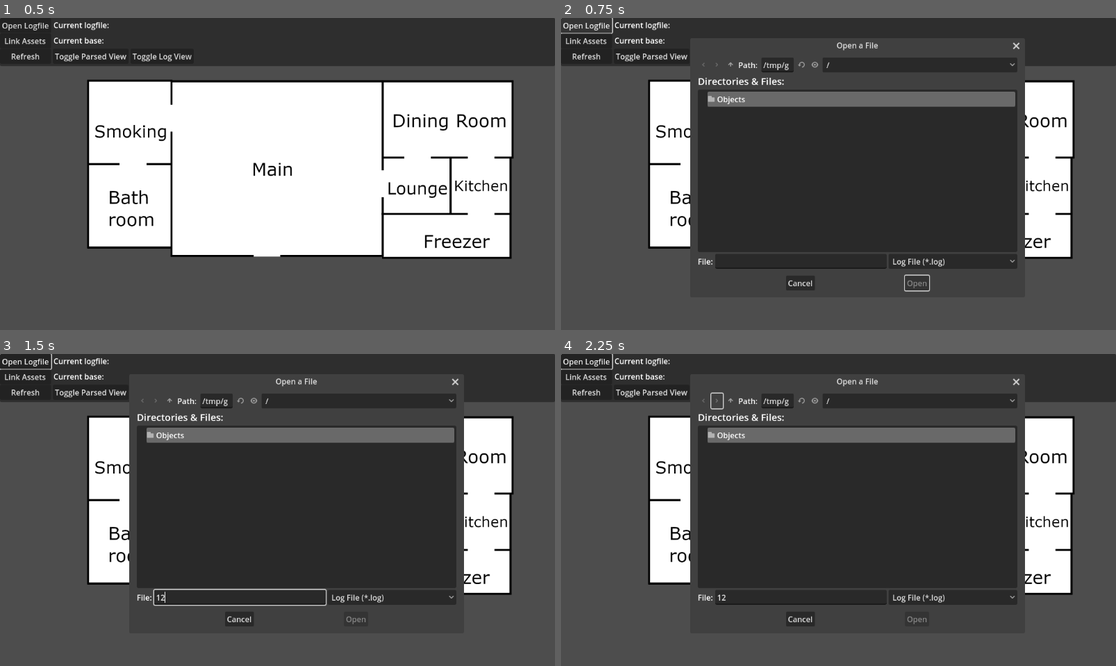
Above: before the commit, frames 1-4 (two rows, left to right).
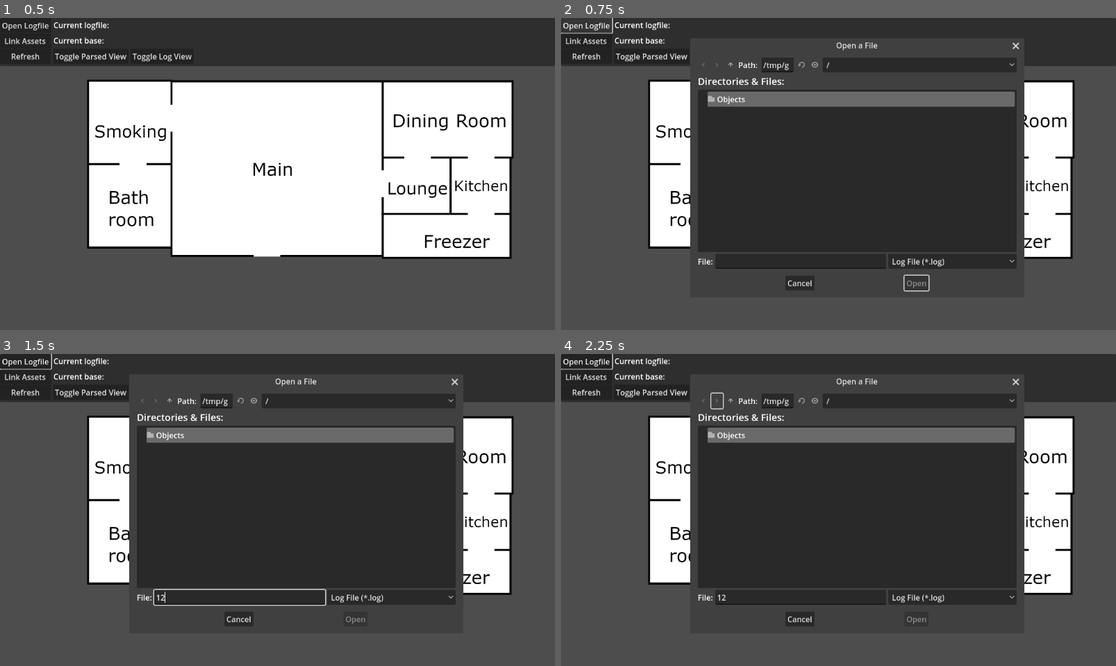
Above: after the commit, the same moments.

Repository: Crystalwarrior/AO2-LogReader
Game: Godot game, scene res://view.tscn
Two runs of this game, one before a commit and one after it. Both use one fixed random seed, a clock stepped at 60 frames per second and the inputs below.
Inputs (mouse positions are in pixels of both pictures, inside the frame that each line leads up to):
- Up to frame 1 (0.5 s): no input
- Up to frame 2 (0.75 s): click "Open Logfile" at 0.5 s
- Up to frame 3 (1.5 s): click (238, 597) at 1.27 s; type "12" at 1.35 s
- Up to frame 4 (2.25 s): click (716, 400) at 2 s

Frame 1 is identical in both runs. In frame 2, 0.4% of the frame differs, in the area x 40-84%, y 7-88%; in frame 3, 0.3%; in frame 4, 0.3%.

Commit message:
Remove zoomChange signal (unused)

Diff:
--- a/MapViewCamera.gd
+++ b/MapViewCamera.gd
@@ -1,6 +1,4 @@
 extends Camera2D
-
-signal zoomChange(value)
 
 var zoom_speed = 0.1
 
@@ -8,10 +6,8 @@
 	if event is InputEventMouseButton:
 		if event.button_index == MOUSE_BUTTON_WHEEL_UP and event.pressed:
 			zoom += zoom * zoom_speed
-			emit_signal("zoomChange", zoom.x)
 		if event.button_index == MOUSE_BUTTON_WHEEL_DOWN and event.pressed:
 			zoom -= zoom * zoom_speed
-			emit_signal("zoomChange", zoom.x)
 	if event is InputEventMouseMotion:
 		if Input.is_mouse_button_pressed(MOUSE_BUTTON_MIDDLE):
 			position -= (event.relative / zoom.x)
--- a/view.tscn
+++ b/view.tscn
@@ -27,4 +27,3 @@
 script = ExtResource("3_xct7p")
 
 [connection signal="movement" from="CanvasLayer/MainWindow" to="Areas" method="_on_main_window_movement"]
-[connection signal="zoomChange" from="MapViewCamera" to="Areas" method="_on_map_view_camera_zoom_change"]
